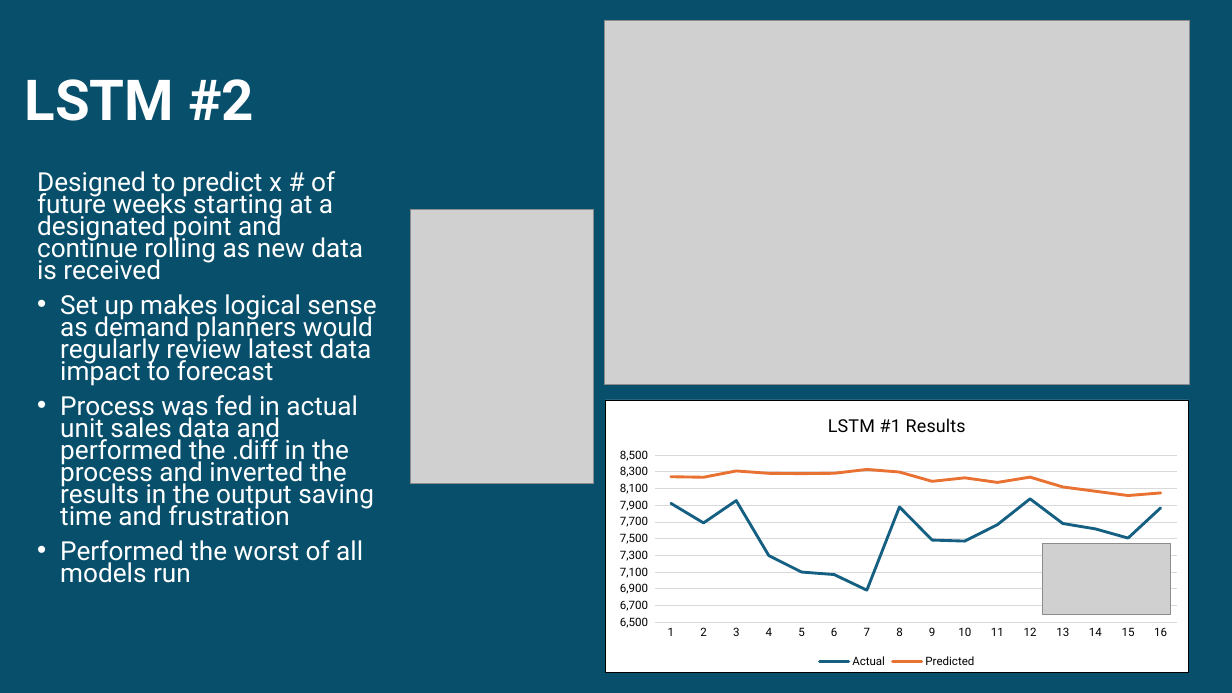
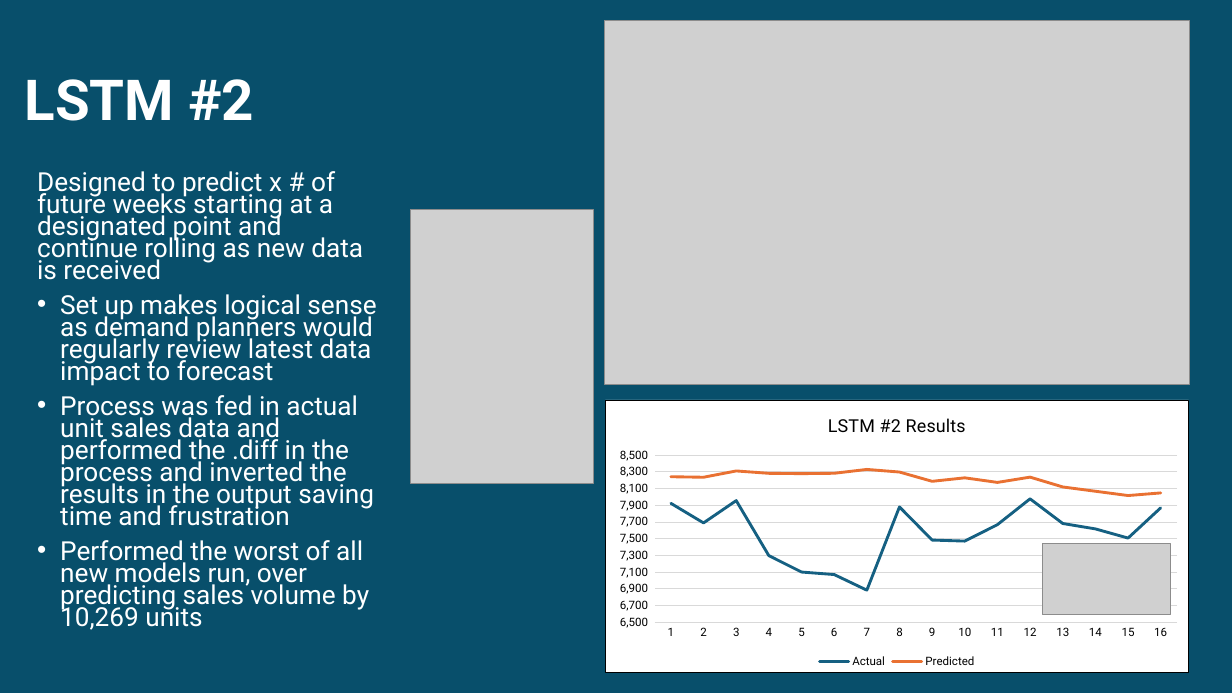
Before and after one commit to jstipe1/AI_Project_3, a slide deck: slide 7 of Forecasting_presentation.pptx. Drawn at 1232x693 pixels with LibreOffice and Linux fonts; fonts in the diff are those of the drawing; grey boxes stand for pictures. Boxes give left, top, right and bottom in pixels: in the first picture for what was removed or moved away, otherwise in the second. Text is boxed around its words. In the diff, an @@ line names an element or a change of style, - is before the commit and + after.

```diff
--- a/Forecasting_presentation.pptx
+++ b/Forecasting_presentation.pptx
@@ line chart at (x1=605, y1=399, x2=1189, y2=673) @@
@@ title "LSTM #1 Results " to "LSTM #2 Results " @@
@@ text at (x1=60, y1=540, x2=369, y2=630): text changed @@
-• Performed the worst of all models run
+• Performed the worst of all new models run, over predicting sales volume by 10,269 units
```
Also in this commit, not shown: 5 other slides changed.
